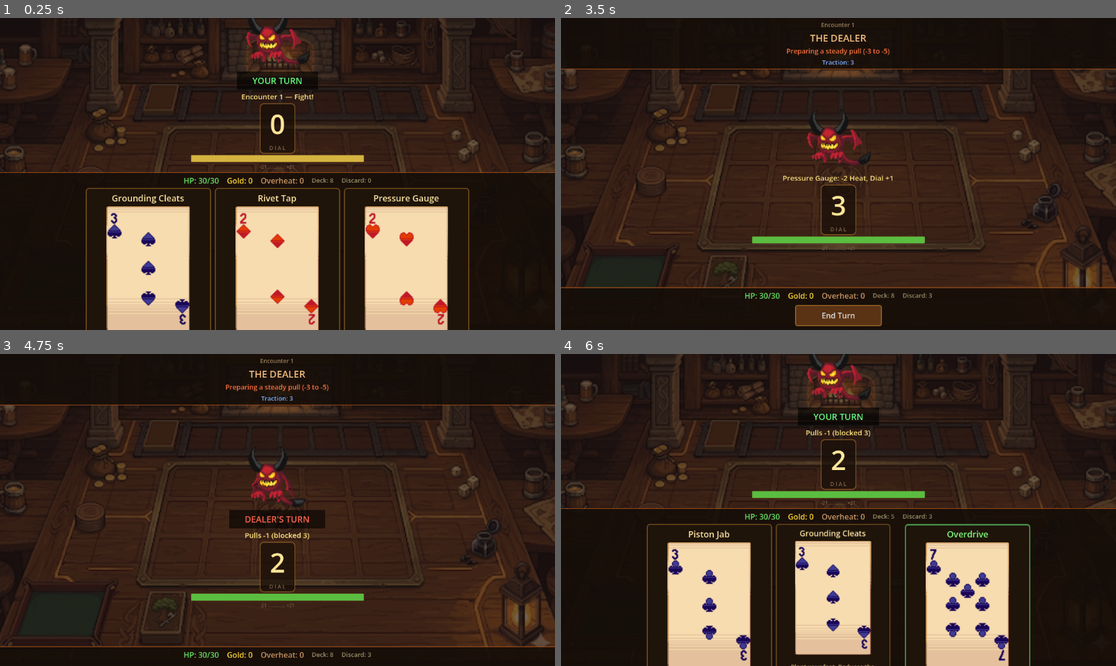
Above: before the commit, frames 1-4 (two rows, left to right).
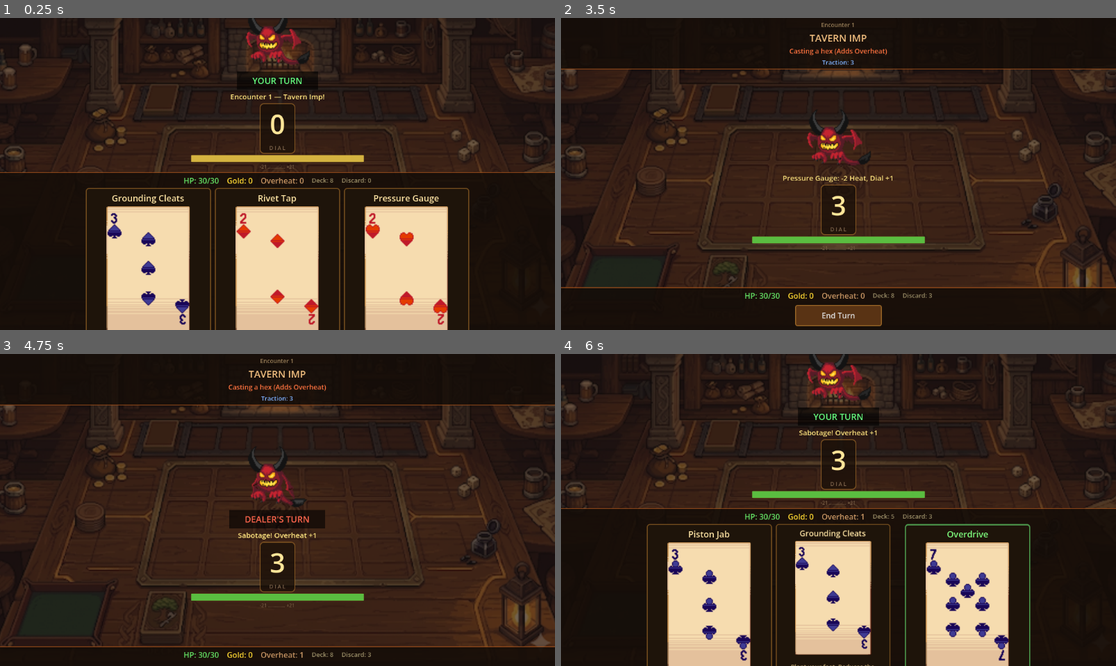
Above: after the commit, the same moments.

Repository: AdLgames/tugow
Game: Godot game, scene res://main.tscn
Same seed, same stepped clock (60 frames per second), same inputs: the game is played once before the commit and once after it.
Inputs (mouse positions are in pixels of both pictures, inside the frame that each line leads up to):
- Up to frame 1 (0.25 s): no input
- Up to frame 2 (3.5 s): drag from (710, 280) to (894, 105) at 0.52 s; drag from (771, 280) to (810, 236) at 1.27 s; move the mouse to (894, 105) at 2.02 s; click (894, 105) at 2.17 s; drag from (810, 236) to (672, 127) at 2.77 s
- Up to frame 3 (4.75 s): click "End Turn" at 3.5 s; move the mouse to (444, 556) at 4.27 s; click (444, 556) at 4.42 s
- Up to frame 4 (6 s): drag from (672, 463) to (755, 432) at 5.02 s; move the mouse to (838, 616) at 5.77 s; click (838, 616) at 5.92 s

The runs differ from the first frame. In frame 1, 0.2% of the frame differs, in the area x 41-59%, y 24-27%; in frame 2, 0.4%; in frame 3, 0.6%, in the area x 40-60%, y 5-98%; in frame 4, 0.2%.

Commit message:
Add multiple dealer types with unique move pools and AI
Four dealer types that appear based on encounter number:
- Tavern Imp (1-3): balanced standard AI
- Goblin Mechanic (4-6): sabotage-heavy, loves overheat
- Iron Golem (7-9): bruiser with huge pulls
- The Infernal (10+): aggressive boss with strongest moves

Each dealer has unique move names, intent text, and AI personality.
Dealer name shown in UI header. Sprite system ready for per-dealer
art when new sprite sheets are added.

Co-Authored-By: Claude Sonnet 4.6 <noreply@anthropic.com>
Claude-Session: https://claude.ai/code/session_01TWcZhCTjepdonkKqzq9x86

Diff:
--- a/dealer_ai.gd
+++ b/dealer_ai.gd
@@ -3,40 +3,223 @@
 
 enum MoveType { PULL, SABOTAGE, HEAVY_PULL }
 
-const MOVES = {
-	"steam_winch": {
-		"name": "Steam Winch",
-		"type": MoveType.PULL,
-		"base_val": 4,
-		"variance": 1,
-		"intent_text": "Preparing a steady pull (-3 to -5)"
+const DEALERS = {
+	"imp": {
+		"name": "Tavern Imp",
+		"sprite_base": "res://Assets/TavernAssets/Flying Demon 2D Pixel Art/Sprites/without_outline/",
+		"frame_width": 79,
+		"frame_height": 69,
+		"moves": {
+			"swipe": {
+				"name": "Claw Swipe",
+				"type": MoveType.PULL,
+				"base_val": 4,
+				"variance": 1,
+				"intent_text": "Swiping claws (-3 to -5)"
+			},
+			"pounce": {
+				"name": "Pounce",
+				"type": MoveType.HEAVY_PULL,
+				"base_val": 6,
+				"variance": 2,
+				"intent_text": "Winding up a pounce (-4 to -8)!"
+			},
+			"hex": {
+				"name": "Imp Hex",
+				"type": MoveType.SABOTAGE,
+				"base_val": 0,
+				"variance": 0,
+				"intent_text": "Casting a hex (Adds Overheat)"
+			}
+		},
+		"ai": "standard"
 	},
-	"hydraulic_slam": {
-		"name": "Hydraulic Slam",
-		"type": MoveType.HEAVY_PULL,
-		"base_val": 7,
-		"variance": 2,
-		"intent_text": "Preparing a heavy slam (-5 to -9)!"
+	"goblin_mechanic": {
+		"name": "Goblin Mechanic",
+		"sprite_base": "res://Assets/TavernAssets/Flying Demon 2D Pixel Art/Sprites/without_outline/",
+		"frame_width": 79,
+		"frame_height": 69,
+		"moves": {
+			"wrench_pull": {
+				"name": "Wrench Yank",
+				"type": MoveType.PULL,
+				"base_val": 3,
+				"variance": 1,
+				"intent_text": "Yanking with a wrench (-2 to -4)"
+			},
+			"gear_grind": {
+				"name": "Gear Grinder",
+				"type": MoveType.HEAVY_PULL,
+				"base_val": 7,
+				"variance": 2,
+				"intent_text": "Cranking the grinder (-5 to -9)!"
+			},
+			"soot_bomb": {
+				"name": "Soot Bomb",
+				"type": MoveType.SABOTAGE,
+				"base_val": 0,
+				"variance": 0,
+				"intent_text": "Lobbing a soot bomb (Adds Overheat)"
+			}
+		},
+		"ai": "saboteur"
 	},
-	"clog_pipes": {
-		"name": "Clog Pipes",
-		"type": MoveType.SABOTAGE,
-		"base_val": 0,
-		"variance": 0,
-		"intent_text": "Injecting soot. (Adds Overheat to Player)"
+	"iron_golem": {
+		"name": "Iron Golem",
+		"sprite_base": "res://Assets/TavernAssets/Flying Demon 2D Pixel Art/Sprites/without_outline/",
+		"frame_width": 79,
+		"frame_height": 69,
+		"moves": {
+			"iron_drag": {
+				"name": "Iron Drag",
+				"type": MoveType.PULL,
+				"base_val": 5,
+				"variance": 1,
+				"intent_text": "Dragging with iron fists (-4 to -6)"
+			},
+			"boulder_slam": {
+				"name": "Boulder Slam",
+				"type": MoveType.HEAVY_PULL,
+				"base_val": 9,
+				"variance": 2,
+				"intent_text": "Raising a massive boulder (-7 to -11)!"
+			},
+			"rust_cloud": {
+				"name": "Rust Cloud",
+				"type": MoveType.SABOTAGE,
+				"base_val": 0,
+				"variance": 0,
+				"intent_text": "Exhaling rust (Adds Overheat)"
+			}
+		},
+		"ai": "bruiser"
+	},
+	"infernal_dealer": {
+		"name": "The Infernal",
+		"sprite_base": "res://Assets/TavernAssets/Flying Demon 2D Pixel Art/Sprites/without_outline/",
+		"frame_width": 79,
+		"frame_height": 69,
+		"moves": {
+			"hellfire_pull": {
+				"name": "Hellfire Pull",
+				"type": MoveType.PULL,
+				"base_val": 5,
+				"variance": 2,
+				"intent_text": "Chains of hellfire (-3 to -7)"
+			},
+			"abyssal_slam": {
+				"name": "Abyssal Slam",
+				"type": MoveType.HEAVY_PULL,
+				"base_val": 10,
+				"variance": 3,
+				"intent_text": "Opening the abyss (-7 to -13)!!"
+			},
+			"soul_burn": {
+				"name": "Soul Burn",
+				"type": MoveType.SABOTAGE,
+				"base_val": 0,
+				"variance": 0,
+				"intent_text": "Igniting your soul (Adds Overheat)"
+			}
+		},
+		"ai": "aggressive"
 	}
 }
 
-static func select_next_move(current_dial: int) -> Dictionary:
-	if current_dial >= 12:
-		return MOVES["hydraulic_slam"] if randf() < 0.60 else MOVES["steam_winch"]
-	elif current_dial <= -10:
-		return MOVES["clog_pipes"] if randf() < 0.50 else MOVES["steam_winch"]
+const ENCOUNTER_DEALERS = {
+	1: "imp", 2: "imp", 3: "imp",
+	4: "goblin_mechanic", 5: "goblin_mechanic", 6: "goblin_mechanic",
+	7: "iron_golem", 8: "iron_golem", 9: "iron_golem",
+}
+
+static func get_dealer_for_encounter(encounter_num: int) -> Dictionary:
+	if ENCOUNTER_DEALERS.has(encounter_num):
+		var dealer_id = ENCOUNTER_DEALERS[encounter_num]
+		return DEALERS[dealer_id]
+	return DEALERS["infernal_dealer"]
+
+static func select_next_move(current_dial: int, dealer_data: Dictionary) -> Dictionary:
+	var moves = dealer_data.moves
+	var move_keys = moves.keys()
+	var pull_key = move_keys[0]
+	var heavy_key = move_keys[1]
+	var sabotage_key = move_keys[2]
+	var ai_type = dealer_data.get("ai", "standard")
+
+	match ai_type:
+		"saboteur":
+			return _ai_saboteur(current_dial, moves, pull_key, heavy_key, sabotage_key)
+		"bruiser":
+			return _ai_bruiser(current_dial, moves, pull_key, heavy_key, sabotage_key)
+		"aggressive":
+			return _ai_aggressive(current_dial, moves, pull_key, heavy_key, sabotage_key)
+		_:
+			return _ai_standard(current_dial, moves, pull_key, heavy_key, sabotage_key)
+
+static func _ai_standard(dial: int, moves: Dictionary, pull: String, heavy: String, sab: String) -> Dictionary:
+	if dial >= 12:
+		return moves[heavy] if randf() < 0.60 else moves[pull]
+	elif dial <= -10:
+		return moves[sab] if randf() < 0.50 else moves[pull]
 	else:
 		var roll = randf()
 		if roll < 0.55:
-			return MOVES["steam_winch"]
+			return moves[pull]
 		elif roll < 0.80:
-			return MOVES["clog_pipes"]
-		else:
-			return MOVES["hydraulic_slam"]
+			return moves[sab]
+		else:
+			return moves[heavy]
+
+static func _ai_saboteur(dial: int, moves: Dictionary, pull: String, heavy: String, sab: String) -> Dictionary:
+	if dial >= 12:
+		var roll = randf()
+		if roll < 0.40:
+			return moves[heavy]
+		elif roll < 0.75:
+			return moves[sab]
+		else:
+			return moves[pull]
+	elif dial <= -10:
+		return moves[sab] if randf() < 0.70 else moves[pull]
+	else:
+		var roll = randf()
+		if roll < 0.35:
+			return moves[pull]
+		elif roll < 0.75:
+			return moves[sab]
+		else:
+			return moves[heavy]
+
+static func _ai_bruiser(dial: int, moves: Dictionary, pull: String, heavy: String, sab: String) -> Dictionary:
+	if dial >= 12:
+		return moves[heavy] if randf() < 0.75 else moves[pull]
+	elif dial <= -10:
+		return moves[pull] if randf() < 0.60 else moves[sab]
+	else:
+		var roll = randf()
+		if roll < 0.40:
+			return moves[pull]
+		elif roll < 0.55:
+			return moves[sab]
+		else:
+			return moves[heavy]
+
+static func _ai_aggressive(dial: int, moves: Dictionary, pull: String, heavy: String, sab: String) -> Dictionary:
+	if dial >= 12:
+		return moves[heavy] if randf() < 0.70 else moves[sab]
+	elif dial <= -10:
+		var roll = randf()
+		if roll < 0.40:
+			return moves[sab]
+		elif roll < 0.70:
+			return moves[heavy]
+		else:
+			return moves[pull]
+	else:
+		var roll = randf()
+		if roll < 0.30:
+			return moves[pull]
+		elif roll < 0.55:
+			return moves[sab]
+		else:
+			return moves[heavy]
--- a/dealer_display.gd
+++ b/dealer_display.gd
@@ -1,8 +1,8 @@
 extends TextureRect
 
-const SPRITE_BASE = "res://Assets/TavernAssets/Flying Demon 2D Pixel Art/Sprites/without_outline/"
-const FRAME_WIDTH = 79
-const FRAME_HEIGHT = 69
+const DEFAULT_SPRITE_BASE = "res://Assets/TavernAssets/Flying Demon 2D Pixel Art/Sprites/without_outline/"
+const DEFAULT_FRAME_WIDTH = 79
+const DEFAULT_FRAME_HEIGHT = 69
 
 var sprite_sheets: Dictionary = {}
 var atlas_texture: AtlasTexture
@@ -11,12 +11,27 @@
 var current_frame: int = 0
 var anim_speed: float = 10.0
 var last_frame_time: float = 0.0
+var frame_width: int = DEFAULT_FRAME_WIDTH
+var frame_height: int = DEFAULT_FRAME_HEIGHT
 
 func _ready() -> void:
 	atlas_texture = AtlasTexture.new()
 	texture = atlas_texture
+	_load_sprites(DEFAULT_SPRITE_BASE, DEFAULT_FRAME_WIDTH, DEFAULT_FRAME_HEIGHT)
+
+func load_dealer(dealer_data: Dictionary) -> void:
+	var base = dealer_data.get("sprite_base", DEFAULT_SPRITE_BASE)
+	var fw = dealer_data.get("frame_width", DEFAULT_FRAME_WIDTH)
+	var fh = dealer_data.get("frame_height", DEFAULT_FRAME_HEIGHT)
+	current_anim = ""
+	_load_sprites(base, fw, fh)
+
+func _load_sprites(sprite_base: String, fw: int, fh: int) -> void:
+	frame_width = fw
+	frame_height = fh
+	sprite_sheets.clear()
 	for anim_name in ["IDLE", "ATTACK", "DEATH", "FLYING", "HURT"]:
-		var path = SPRITE_BASE + anim_name + ".png"
+		var path = sprite_base + anim_name + ".png"
 		if ResourceLoader.exists(path):
 			sprite_sheets[anim_name] = load(path)
 	set_animation("IDLE")
@@ -30,7 +45,7 @@
 	current_frame = 0
 	last_frame_time = 0.0
 	var sheet: Texture2D = sprite_sheets[anim_name]
-	frame_count = max(1, sheet.get_width() / FRAME_WIDTH)
+	frame_count = max(1, sheet.get_width() / frame_width)
 	atlas_texture.atlas = sheet
 	_update_region()
 
@@ -45,7 +60,7 @@
 		_update_region()
 
 func _update_region() -> void:
-	atlas_texture.region = Rect2(current_frame * FRAME_WIDTH, 0, FRAME_WIDTH, FRAME_HEIGHT)
+	atlas_texture.region = Rect2(current_frame * frame_width, 0, frame_width, frame_height)
 
 func play_oneshot(anim_name: String) -> void:
 	if not sprite_sheets.has(anim_name):
@@ -54,7 +69,7 @@
 	current_frame = 0
 	last_frame_time = 0.0
 	var sheet: Texture2D = sprite_sheets[anim_name]
-	frame_count = max(1, sheet.get_width() / FRAME_WIDTH)
+	frame_count = max(1, sheet.get_width() / frame_width)
 	atlas_texture.atlas = sheet
 	_update_region()
 	var duration = float(frame_count) / anim_speed
--- a/game_manager.gd
+++ b/game_manager.gd
@@ -16,6 +16,7 @@
 var dealer_is_locked: bool = false
 var next_card_multiplier: float = 1.0
 var current_dealer_intent: Dictionary = {}
+var current_dealer: Dictionary = {}
 var match_active: bool = false
 var is_resolving: bool = false
 var pending_effects: Array[Dictionary] = []
@@ -60,6 +61,7 @@
 signal action_announced(text: String)
 signal dealer_anim_requested(anim_name: String)
 signal turn_phase_changed(is_player_turn: bool)
+signal dealer_changed(dealer_data: Dictionary)
 
 func start_run() -> void:
 	player_hp = max_hp
@@ -93,7 +95,9 @@
 	discard_pile.clear()
 	deck.shuffle()
 
-	action_announced.emit("Encounter %d — Fight!" % encounter_number)
+	current_dealer = DealerAI.get_dealer_for_encounter(encounter_number)
+	dealer_changed.emit(current_dealer)
+	action_announced.emit("Encounter %d — %s!" % [encounter_number, current_dealer.name])
 	dealer_anim_requested.emit("IDLE")
 	prepare_next_dealer_intent()
 	draw_hand(3)
@@ -301,7 +305,7 @@
 	pending_effects = still_pending
 
 func prepare_next_dealer_intent() -> void:
-	current_dealer_intent = DealerAI.select_next_move(dial_value)
+	current_dealer_intent = DealerAI.select_next_move(dial_value, current_dealer)
 	dealer_intent_telegraphed.emit(current_dealer_intent.intent_text)
 
 func check_win_condition() -> bool:
--- a/main.gd
+++ b/main.gd
@@ -11,6 +11,7 @@
 @onready var hp_label = $GameBoard/PlayerZone/PlayerContent/PlayerStats/HPLabel
 @onready var gold_label = $GameBoard/PlayerZone/PlayerContent/PlayerStats/GoldLabel
 @onready var encounter_label = $GameBoard/DealerZone/DealerContent/DealerInfo/EncounterLabel
+@onready var dealer_title = $GameBoard/DealerZone/DealerContent/DealerInfo/DealerTitle
 @onready var announcement_label = $GameBoard/TableZone/TableContent/AnnouncementLabel
 @onready var dealer_sprite = $GameBoard/TableZone/TableContent/DealerSprite
 @onready var turn_banner = $GameBoard/TableZone/TableContent/TurnBanner
@@ -57,6 +58,7 @@
 	GameManager.run_over.connect(_on_run_over)
 	GameManager.action_announced.connect(_on_action_announced)
 	GameManager.dealer_anim_requested.connect(_on_dealer_anim_requested)
+	GameManager.dealer_changed.connect(_on_dealer_changed)
 	GameManager.turn_phase_changed.connect(_on_turn_phase_changed)
 	continue_button.pressed.connect(_on_continue_pressed)
 	restart_run_button.pressed.connect(_on_restart_run_pressed)
@@ -101,6 +103,11 @@
 
 func _on_end_turn_pressed() -> void:
 	GameManager.manual_end_turn()
+
+func _on_dealer_changed(dealer_data: Dictionary) -> void:
+	dealer_title.text = dealer_data.name.to_upper()
+	if dealer_sprite.has_method("load_dealer"):
+		dealer_sprite.load_dealer(dealer_data)
 
 func _on_dealer_anim_requested(anim_name: String) -> void:
 	if dealer_sprite.has_method("play_oneshot") and anim_name != "IDLE":
